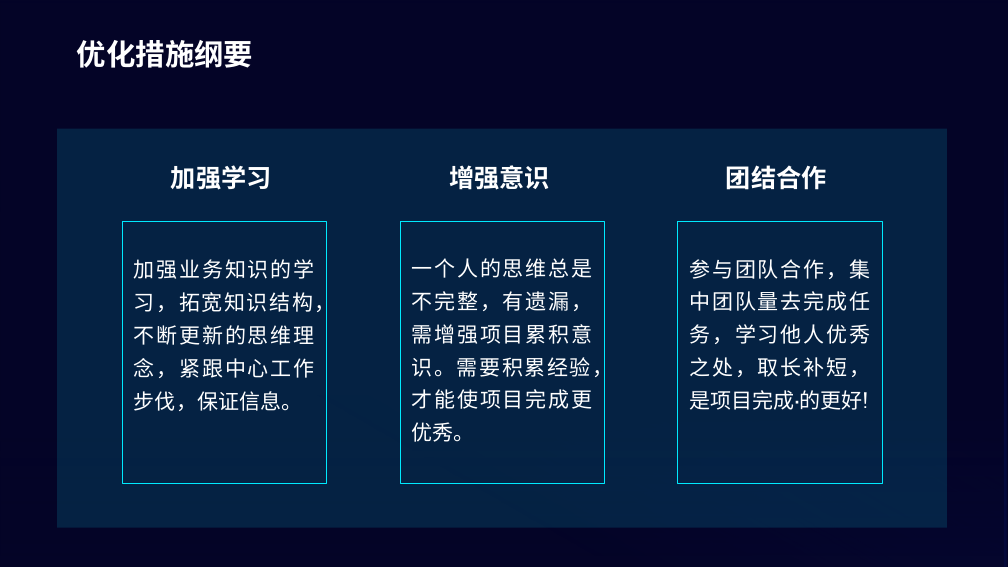
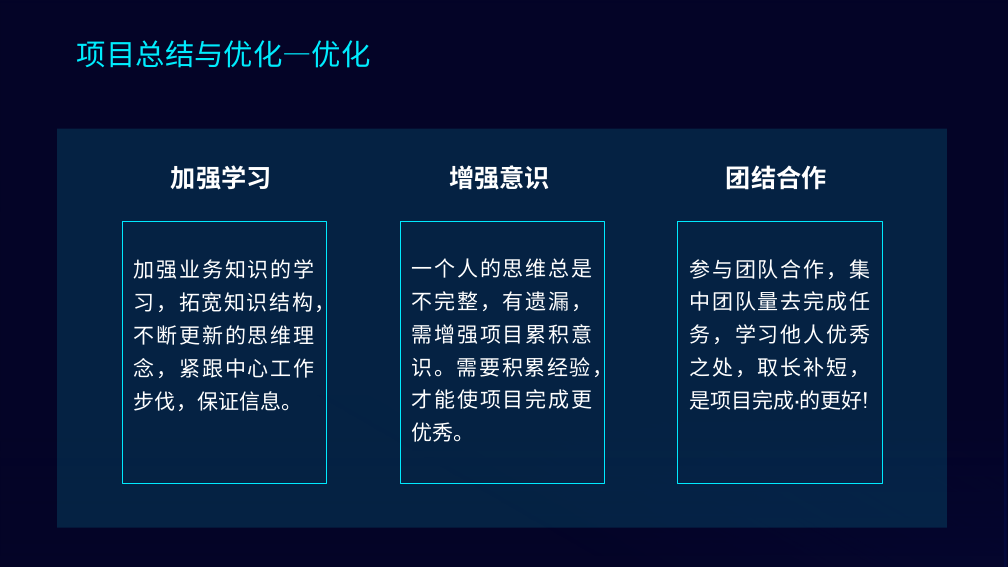
Before and after one commit to lioming/bigdat_exe, a slide deck: slide 13 of 五天天气查询项目答辩_李明珍_6组.pptx (slide 15 before the commit). Drawn at 1008x567 pixels with LibreOffice and Linux fonts; fonts in the diff are those of the drawing; background and template pictures are left out. Boxes give left, top, right and bottom in pixels: in the first picture for what was removed or moved away, otherwise in the second. Text is boxed around its words. In the diff, an @@ line names an element or a change of style, - is before the commit and + after.

```diff
--- a/五天天气查询项目答辩_李明珍_6组.pptx
+++ b/五天天气查询项目答辩_李明珍_6组.pptx
@@ text at <box>77,40,371,68</box>: text changed; font Cabin to Noto Sans CJK SC; text colour #FFFFFF to #00ECFE; bold off @@
-优化措施纲要
+项目总结与优化—优化
```
Also in this commit, not shown: 6 other slides changed, 4 slides added, 2 slides removed.
